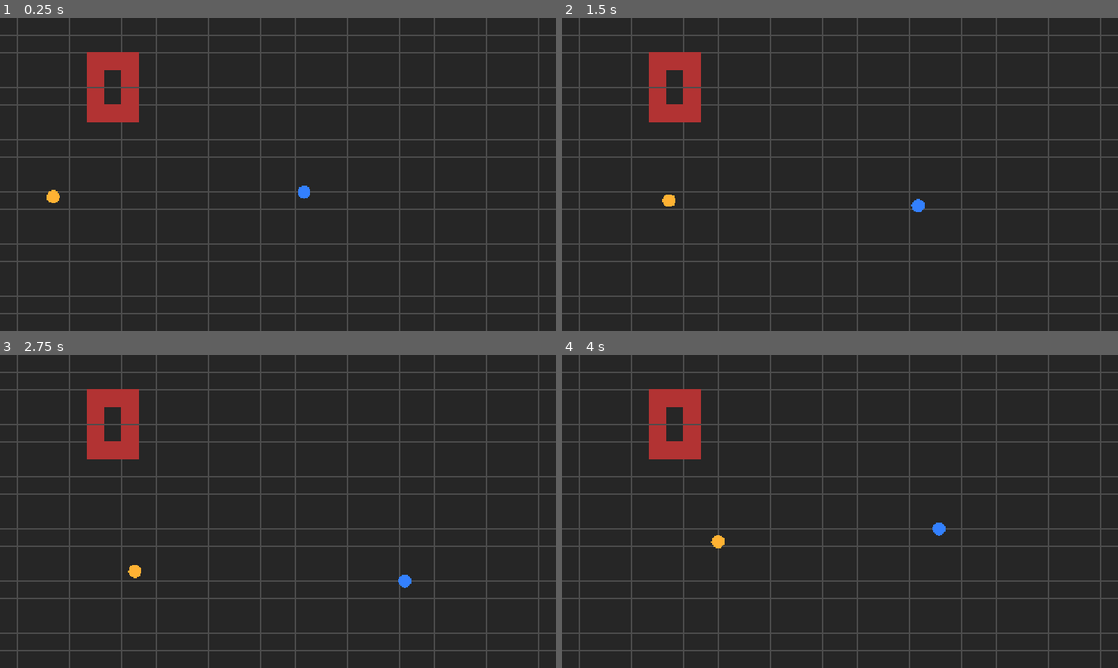
Above: before the commit, frames 1-4 (two rows, left to right).
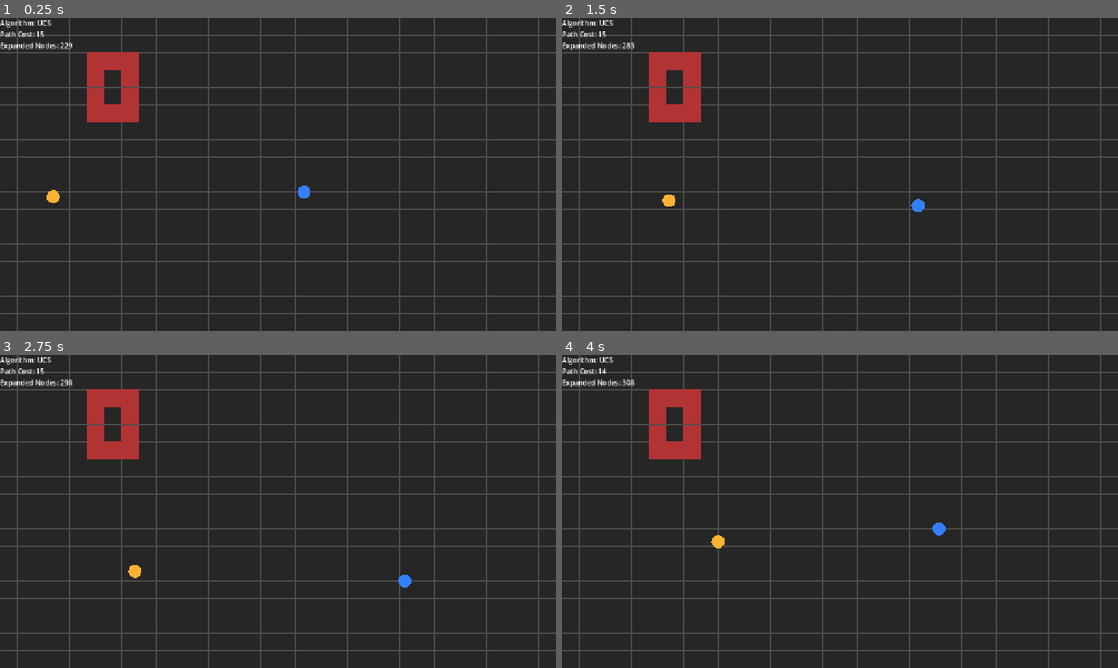
Above: after the commit, the same moments.

Repository: zarrainee-arch/The-Ripper
Game: Godot game, scene res://main.tscn
Same seed, same stepped clock (60 frames per second), same inputs: the game is played once before the commit and once after it.
Inputs:
- Up to frame 1 (0.25 s): no input
- Up to frame 2 (1.5 s): hold D 0.53-1.28 s; hold S from 1.28 s (still down)
- Up to frame 3 (2.75 s): release S at 2.03 s; hold D from 2.03 s (still down)
- Up to frame 4 (4 s): release D at 2.78 s; hold W 2.78-3.53 s; hold A from 3.53 s (still down)

The runs differ from the first frame. In frame 1, 0.4% of the frame differs, in the area x 0-13%, y 0-11%; in frame 2, 0.4%; in frame 3, 0.4%; in frame 4, 0.4%.

Commit message:
Add AI statistics and win lose system

Diff:
--- /dev/null
+++ b/game.gd
@@ -0,0 +1,52 @@
+extends Node2D
+
+
+const SAFE_HOUSE_CELL = Vector2i(30, 16)
+const SAFE_HOUSE_DISTANCE = 20.0
+const CATCH_DISTANCE = 30.0
+
+var player
+var npc
+var game_over = false
+var game_message
+
+
+func _ready():
+	player = get_node("Player")
+	npc = get_node("NPC")
+	game_message = get_node("CanvasLayer/GameMessage")
+
+	game_message.text = ""
+
+
+func _process(_delta):
+	if game_over:
+		return
+
+	check_lose()
+
+	if game_over:
+		return
+
+	check_win()
+
+
+func check_win():
+	var grid = get_node("Grid")
+	var safe_house_position = grid.cell_to_world(SAFE_HOUSE_CELL)
+
+	if player.position.distance_to(safe_house_position) <= SAFE_HOUSE_DISTANCE:
+		end_game("YOU ESCAPED!")
+
+
+func check_lose():
+	if player.position.distance_to(npc.position) <= CATCH_DISTANCE:
+		end_game("YOU GOT CAUGHT!")
+
+
+func end_game(message):
+	game_over = true
+	game_message.text = message
+
+	player.set_physics_process(false)
+	npc.set_physics_process(false)
--- a/main.tscn
+++ b/main.tscn
@@ -1,10 +1,13 @@
 [gd_scene format=3 uid="uid://de55p51ilmuue"]
 
-[ext_resource type="Script" uid="uid://d2pfpe6pr270v" path="res://grid.gd" id="1_ig7tw"]
-[ext_resource type="Script" uid="uid://vy6a0x0waruh" path="res://player.gd" id="2_0xm2m"]
-[ext_resource type="Script" uid="uid://cb1wsfvk5osyt" path="res://npc.gd" id="3_h2yge"]
+[ext_resource type="Script" uid="uid://d2pfpe6pr270v" path="res://scripts/grid.gd" id="1_ig7tw"]
+[ext_resource type="Script" uid="uid://dfwr56ot7yagu" path="res://game.gd" id="1_lquwl"]
+[ext_resource type="Script" uid="uid://vy6a0x0waruh" path="res://scripts/player.gd" id="2_0xm2m"]
+[ext_resource type="Script" uid="uid://cb1wsfvk5osyt" path="res://scripts/npc.gd" id="3_h2yge"]
+[ext_resource type="Script" uid="uid://dx711mx7drp3k" path="res://scripts/ai_stats.gd" id="4_1bvp3"]
 
 [node name="Game" type="Node2D" unique_id=360445328]
+script = ExtResource("1_lquwl")
 
 [node name="Grid" type="Node2D" parent="." unique_id=25619696]
 script = ExtResource("1_ig7tw")
@@ -15,3 +18,20 @@
 
 [node name="NPC" type="CharacterBody2D" parent="." unique_id=279480073]
 script = ExtResource("3_h2yge")
+
+[node name="CanvasLayer" type="CanvasLayer" parent="." unique_id=1405762247]
+
+[node name="AIStats" type="Label" parent="CanvasLayer" unique_id=410134409]
+offset_right = 40.0
+offset_bottom = 23.0
+text = "Algorithm: UCS
+Path Cost: 0
+Expanded Nodes: 0"
+script = ExtResource("4_1bvp3")
+
+[node name="GameMessage" type="Label" parent="CanvasLayer" unique_id=1442928169]
+offset_left = 500.0
+offset_top = 300.0
+offset_right = 780.0
+offset_bottom = 380.0
+horizontal_alignment = 1
--- /dev/null
+++ b/scripts/ai_stats.gd
@@ -0,0 +1,17 @@
+extends Label
+
+
+var npc
+
+
+func _ready():
+	npc = get_parent().get_parent().get_node("NPC")
+
+
+func _process(_delta):
+	if npc == null:
+		return
+
+	text = "Algorithm: UCS\n"
+	text += "Path Cost: " + str(max(0, npc.get("current_path").size() - 1)) + "\n"
+	text += "Expanded Nodes: " + str(npc.get("last_expanded_nodes").size())
--- a/scripts/npc.gd
+++ b/scripts/npc.gd
@@ -13,6 +13,9 @@
 var current_path: Array[Vector2i] = []
 var path_index = 0
 var replan_timer = 0.0
+
+var last_path_cost = 0
+var last_expanded_nodes: Array[Vector2i] = []
 
 
 func _ready():
@@ -52,6 +55,10 @@
 	current_path = result["path"]
 	path_index = 0
 
+	last_path_cost = result["cost"]
+	last_expanded_nodes = result["expanded_nodes"]
+	var last_algorithm = "UCS"
+
 
 func follow_path():
 	if current_path.is_empty():
--- a/scripts/player.gd
+++ b/scripts/player.gd
@@ -1,10 +1,16 @@
 extends CharacterBody2D
+
 
 const SPEED = 160.0
 
+var grid
+
+
 func _ready():
 	position = Vector2(700, 400)
+	grid = get_parent().get_node("Grid")
 	queue_redraw()
+
 
 func _physics_process(_delta):
 	var direction = Vector2.ZERO
@@ -24,7 +30,15 @@
 	direction = direction.normalized()
 	velocity = direction * SPEED
 
-	move_and_slide()
+	# Cek posisi tujuan sebelum bergerak
+	var next_position = position + velocity * _delta
+	var next_cell = grid.world_to_cell(next_position)
+
+	if grid.is_walkable(next_cell):
+		move_and_slide()
+	else:
+		velocity = Vector2.ZERO
+
 
 func _draw():
 	draw_circle(Vector2.ZERO, 15.0, Color(0.2, 0.5, 1.0))
Not shown, added: game.gd.uid
Not shown, added: scripts/ai_stats.gd.uid
